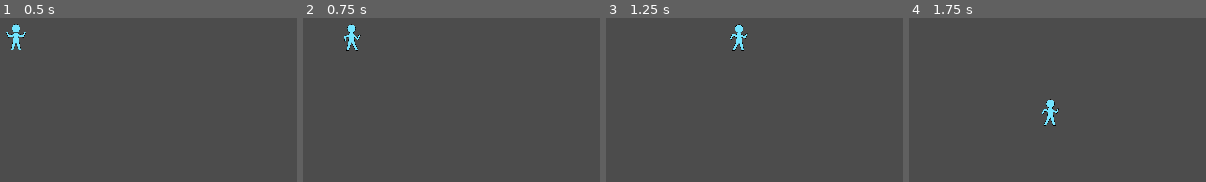
Above: before the commit, frames 1-4 (left to right).
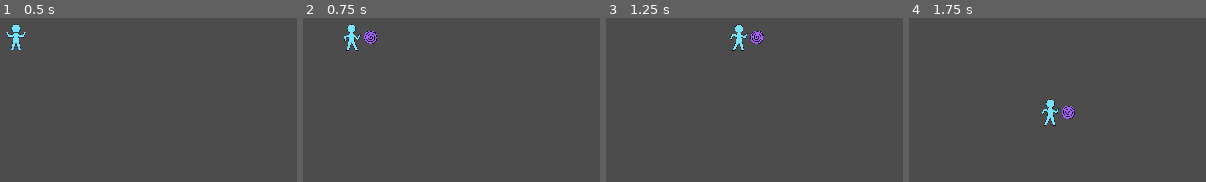
Above: after the commit, the same moments.

Repository: Reituag/DiscoBowl
Game: Godot game, scene res://Sources/Main.tscn
The game is run twice, just before and just after one commit, with the same random seed, the same clock (stepped at 60 frames per second) and the same inputs.
Inputs:
- Up to frame 1 (0.5 s): no input
- Up to frame 2 (0.75 s): hold Right (ui_right) from 0.53 s (still down); hold Space (ui_attack, bound only after the commit) from 0.53 s (still down)
- Up to frame 3 (1.25 s): keep holding Right (ui_right); keep holding Space (ui_attack, bound only after the commit)
- Up to frame 4 (1.75 s): release Right (ui_right) at 1.28 s; release Space (ui_attack, bound only after the commit) at 1.28 s; hold Down (ui_down) from 1.28 s (still down); tap Space (ui_attack, bound only after the commit) at 1.35 s

Frame 1 is identical in both runs. In frame 2, 0.3% of the frame differs, in the area x 20-25%, y 7-16%; in frame 3, 0.3%; in frame 4, 0.3%.

Commit message:
Disk spawn
Addition of a disk spawning

Diff:
--- a/Project/Sources/Character/Character.gd
+++ b/Project/Sources/Character/Character.gd
@@ -10,6 +10,7 @@
 	hide()
 	screen_size = get_viewport_rect().size
 	connect("body_entered",self, "_on_Character_body_entered")
+	$DiskTimer.connect("timeout", self, "_on_DiskTimer_timeout")
 
 # Called every frame. 'delta' is the elapsed time since the previous frame.
 func _process(delta):
@@ -33,6 +34,10 @@
 	position.x = clamp(position.x, 0, screen_size.x)
 	position.y = clamp(position.y, 0, screen_size.y)
 
+	if Input.is_action_pressed("ui_attack"):
+		$Disk.show()
+		$DiskTimer.start()
+
 func start(pos):
 	position = pos
 	show()
@@ -42,3 +47,6 @@
 #    hide()  # Player disappears after being hit.
 	emit_signal("hit")
 	$CollisionShape2D.set_deferred("disabled", true)
+
+func _on_DiskTimer_timeout():
+	$Disk.hide()
--- a/Project/Sources/Character/Character.tscn
+++ b/Project/Sources/Character/Character.tscn
@@ -6,6 +6,7 @@
 [ext_resource path="res://Sources/Character/Character.gd" type="Script" id=4]
 [ext_resource path="res://Art/Character/character_walk_0.png" type="Texture" id=5]
 [ext_resource path="res://Art/Character/character_walk_1.png" type="Texture" id=6]
+[ext_resource path="res://Sources/Disk/Disk.tscn" type="PackedScene" id=7]
 
 [sub_resource type="SpriteFrames" id=1]
 animations = [ {
@@ -37,3 +38,9 @@
 
 [node name="CollisionShape2D" type="CollisionShape2D" parent="."]
 shape = SubResource( 2 )
+
+[node name="Disk" parent="." instance=ExtResource( 7 )]
+visible = false
+position = Vector2( 44.25, -0.5 )
+
+[node name="DiskTimer" type="Timer" parent="."]
--- /dev/null
+++ b/Project/Sources/Disk/Disk.gd
@@ -0,0 +1,16 @@
+extends Area2D
+
+
+# Declare member variables here. Examples:
+# var a = 2
+# var b = "text"
+
+
+# Called when the node enters the scene tree for the first time.
+func _ready():
+	pass # Replace with function body.
+
+
+# Called every frame. 'delta' is the elapsed time since the previous frame.
+#func _process(delta):
+#	pass
--- a/Project/Sources/Disk/Disk.tscn
+++ b/Project/Sources/Disk/Disk.tscn
@@ -1,9 +1,10 @@
-[gd_scene load_steps=7 format=2]
+[gd_scene load_steps=8 format=2]
 
 [ext_resource path="res://Art/Disc/disk0.png" type="Texture" id=1]
 [ext_resource path="res://Art/Disc/disk1.png" type="Texture" id=2]
 [ext_resource path="res://Art/Disc/disk3.png" type="Texture" id=3]
 [ext_resource path="res://Art/Disc/disk2.png" type="Texture" id=4]
+[ext_resource path="res://Sources/Disk/Disk.gd" type="Script" id=5]
 
 [sub_resource type="SpriteFrames" id=1]
 animations = [ {
@@ -17,6 +18,7 @@
 radius = 16.0
 
 [node name="Disk" type="Area2D"]
+script = ExtResource( 5 )
 __meta__ = {
 "_edit_group_": true
 }
--- a/Project/Sources/Main.gd
+++ b/Project/Sources/Main.gd
@@ -12,7 +12,6 @@
 
 func new_game():
 	$Character.start($StartPosition.position)
-	$StartTimer.start()
 
 func _process(_delta):
 	if Input.is_action_pressed("ui_cancel"):
--- a/Project/Sources/Main.tscn
+++ b/Project/Sources/Main.tscn
@@ -6,10 +6,6 @@
 [node name="Main" type="Node"]
 script = ExtResource( 1 )
 
-[node name="StartTimer" type="Timer" parent="."]
-wait_time = 2.0
-one_shot = true
-
 [node name="StartPosition" type="Position2D" parent="."]
 position = Vector2( 480, 270 )
 
--- a/Project/project.godot
+++ b/Project/project.godot
@@ -67,3 +67,9 @@
 , Object(InputEventJoypadMotion,"resource_local_to_scene":false,"resource_name":"","device":0,"axis":1,"axis_value":1.0,"script":null)
  ]
 }
+ui_attack={
+"deadzone": 0.5,
+"events": [ Object(InputEventKey,"resource_local_to_scene":false,"resource_name":"","device":0,"alt":false,"shift":false,"control":false,"meta":false,"command":false,"pressed":false,"scancode":32,"unicode":0,"echo":false,"script":null)
+, Object(InputEventJoypadButton,"resource_local_to_scene":false,"resource_name":"","device":-1,"button_index":7,"pressure":0.0,"pressed":false,"script":null)
+ ]
+}
Not shown: 1 places in Project/Sources/Character/Character.tscn that only renumber resources
